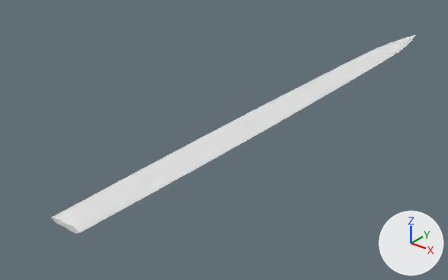
Renders of the glTF model godot/assets/waffen/modelle/grossschwertklinge/t1_4.glb from each side of a commit.
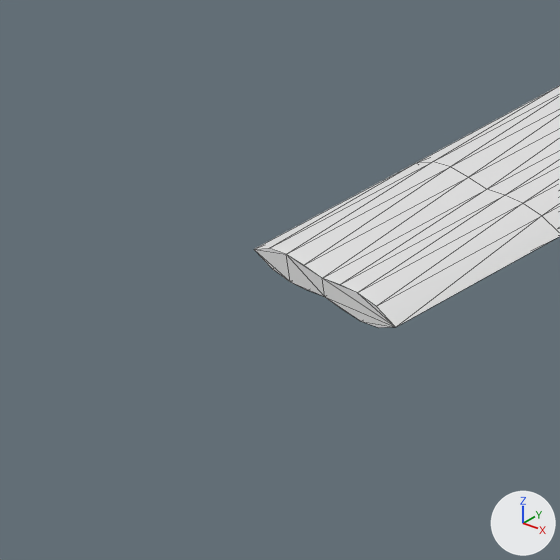
Old and new are each drawn whole from a 50 mm camera at (0.654, -0.248, 0.505) aimed at (-0.091, 0.683, -0.073) and again close up on the part from 0% to 25% of the width and 60% to 100% of the height. Arrows for +X, +Y and +Z are at lower right; the lights stay in place. The last two pictures show the newer version. The close-ups show mesh edges as thin lines. Vertices at exactly the same position are counted once.

The first close-up shows 'grossschwertklinge_t1_4'.
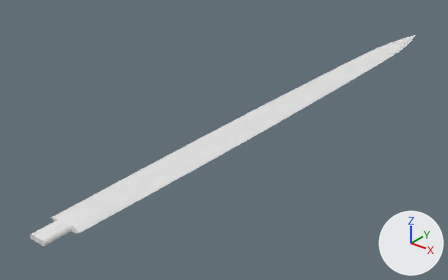
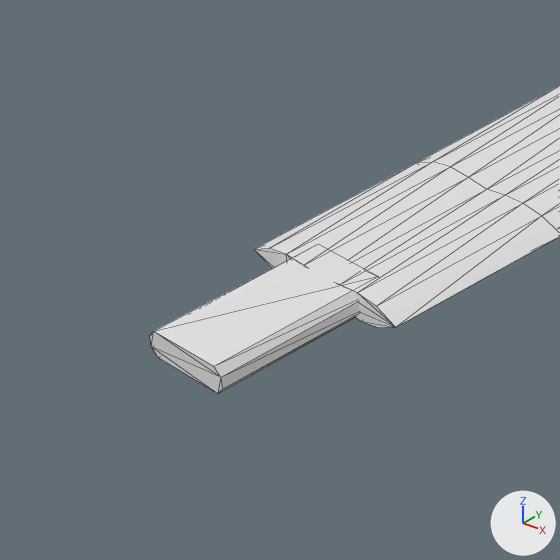
What differs and where, as boxes (x1, y1, x2, y2) in the close-ups (560 x 560 px):
'grossschwertklinge_t1_4', reshaped: before (254, 86, 560, 328); after (150, 86, 560, 393)
part 1 of me_grossschwertklinge_t1_4, added: after (150, 246, 373, 393)

Patch to the scene script:
```diff
--- a/godot/assets/waffen/modelle/grossschwertklinge/t1_4.glb.py
+++ b/godot/assets/waffen/modelle/grossschwertklinge/t1_4.glb.py
@@ me_grossschwertklinge_t1_4 @@
 # used by ob_grossschwertklinge_t1_4; location = (0.0, 0.0, 0.0)
-me_grossschwertklinge_t1_4.from_pydata(...)  # 321 vertices, 638 faces; spans x -0.038..0.038, y 0.2..1.448, z -0.005..0.005
+me_grossschwertklinge_t1_4.from_pydata(...)  # 337 vertices, 666 faces; spans x -0.038..0.038, y 0.152..1.448, z -0.005..0.005
+# me_grossschwertklinge_t1_4 part 1: a new loose piece of 16 vertices spanning x -0.016..0.016, y 0.152..0.21, z -0.005..0.005, in mat_klinge (white #e7e7e7)
 me_grossschwertklinge_t1_4.materials.append(mat_klinge)
```
